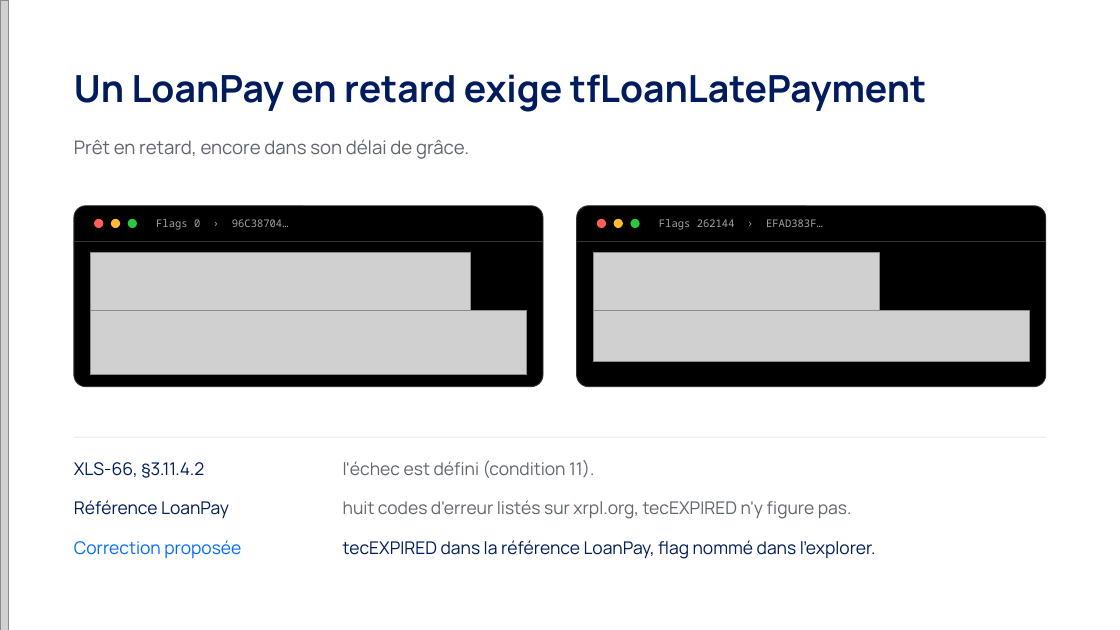
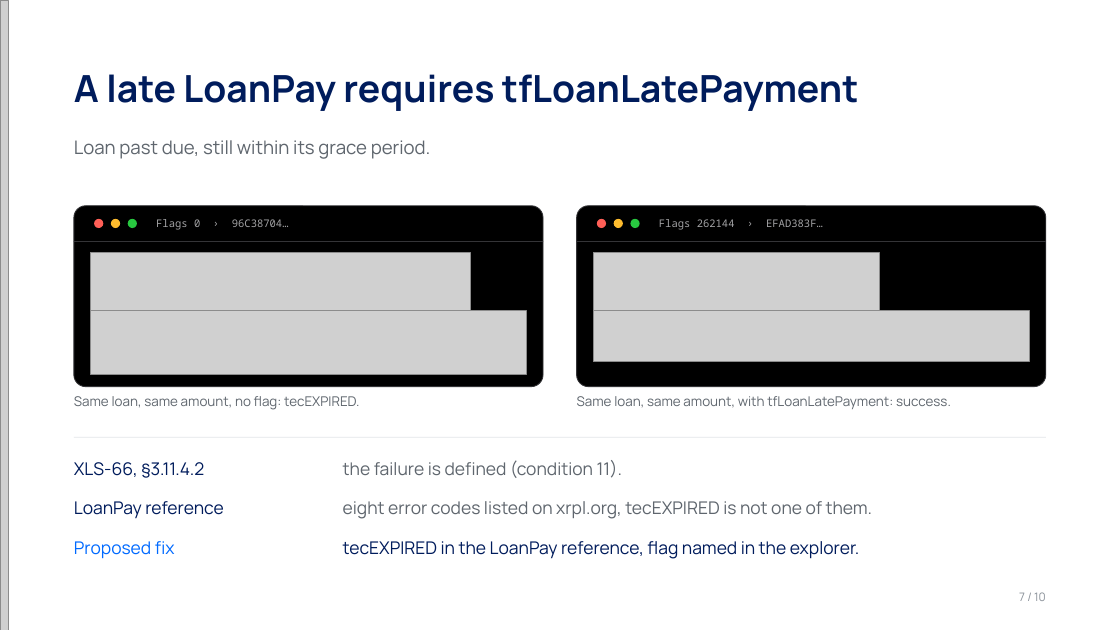
Before and after one commit to charlyppr/exit-lane-xrpl, a slide deck: slide 7 of deck/exit-lane.pptx. Drawn at 1120x630 pixels with LibreOffice and Linux fonts; fonts in the diff are those of the drawing; grey boxes stand for pictures. Boxes give left, top, right and bottom in pixels: in the first picture for what was removed or moved away, otherwise in the second. Text is boxed around its words. In the diff, an @@ line names an element or a change of style, - is before the commit and + after.

```diff
--- a/deck/exit-lane.pptx
+++ b/deck/exit-lane.pptx
@@ text at (74, 74, 859, 111): text changed @@
-Un LoanPay en retard exige tfLoanLatePayment
+A late LoanPay requires tfLoanLatePayment
@@ text at (74, 140, 431, 159): text changed @@
-Prêt en retard, encore dans son délai de grâce.
+Loan past due, still within its grace period.
@@ text added at (74, 396, 359, 410), 11.5 pt, text #5F666E @@
+Same loan, same amount, no flag: tecEXPIRED.
@@ text added at (577, 396, 951, 409), 11.5 pt, text #5F666E @@
+Same loan, same amount, with tfLoanLatePayment: success.
@@ text at (343, 460, 622, 478): text changed @@
-l'échec est défini (condition 11).
+the failure is defined (condition 11).
@@ text at (74, 501, 223, 519): text changed @@
-Référence LoanPay
+LoanPay reference
@@ text at (343, 501, 873, 519): text changed @@
-huit codes d'erreur listés sur xrpl.org, tecEXPIRED n'y figure pas.
+eight error codes listed on xrpl.org, tecEXPIRED is not one of them.
@@ text at (74, 541, 175, 559): text changed @@
-Correction proposée
+Proposed fix
@@ text at (343, 541, 860, 559): text changed @@
-tecEXPIRED dans la référence LoanPay, flag nommé dans l'explorer.
+tecEXPIRED in the LoanPay reference, flag named in the explorer.
@@ text added at (1019, 592, 1046, 601), 10 pt, text #8A9199 @@
+7 / 10
```
Also in this commit, not shown: 8 other slides changed, 1 slide added, 1 slide removed, 4 other files.
